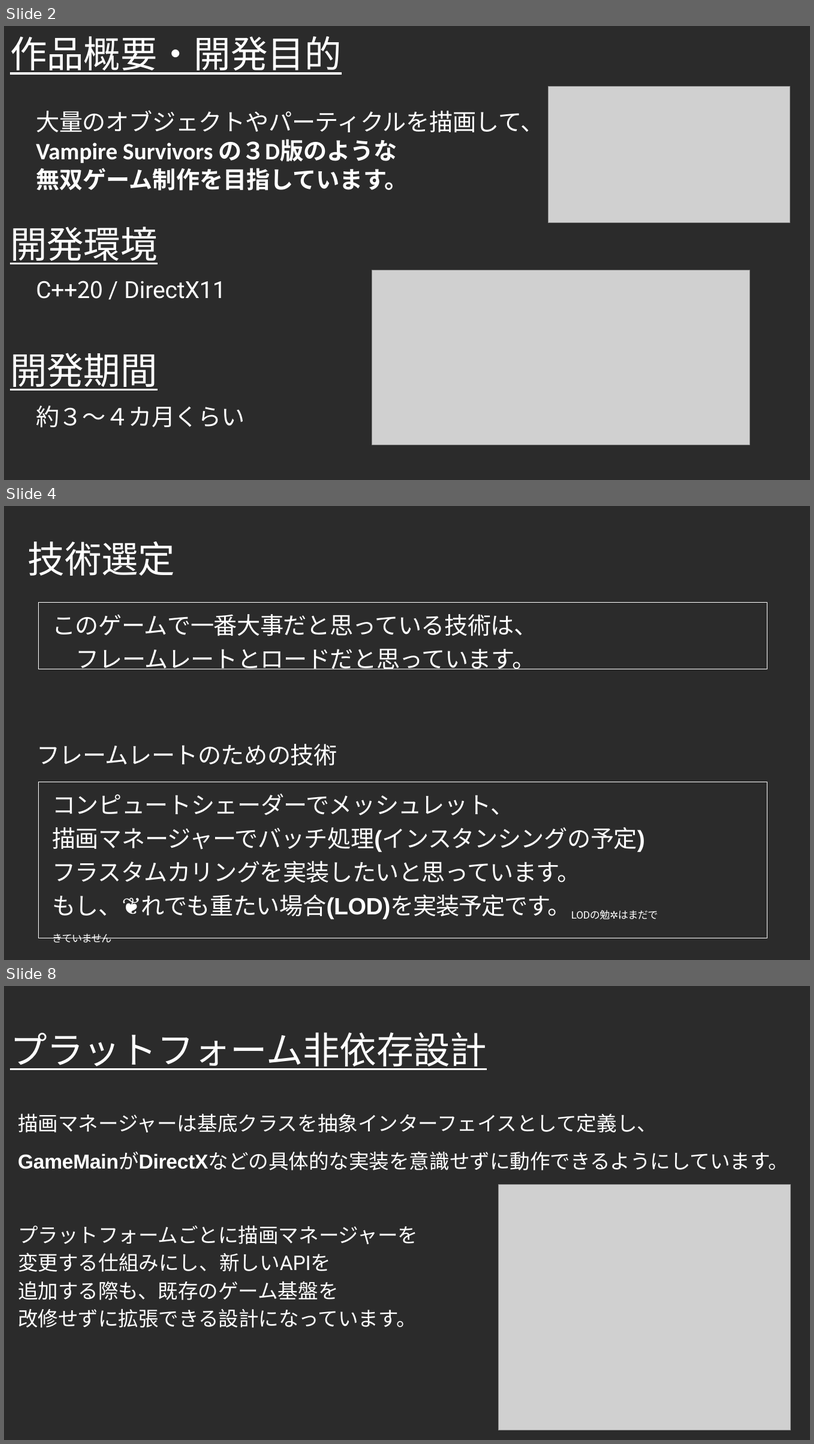
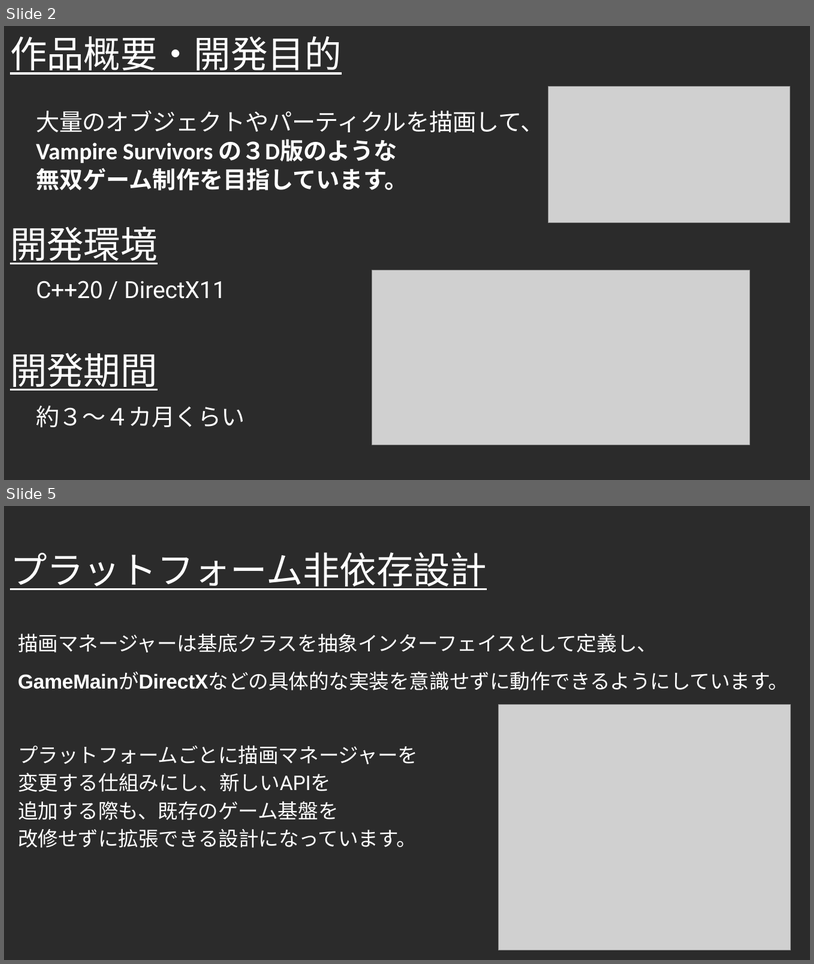
Before and after one commit to Takeshi0106/Action_Game, a slide deck: 作品詳細アピール.pptx. Shown one above the other, each under a label of ours: slides 2, 4 and 8 before the commit, slides 2 and 5 after it; the slides between them are not shown. The pictures are 814x1444 and 814x964 pixels, drawn with LibreOffice and Linux fonts; fonts in the diff are those of the drawing; grey boxes stand for pictures; background and template pictures are left out; a plain dark background stands for a picture behind light text. Boxes give left, top, right and bottom in pixels: in the first picture for what was removed or moved away, otherwise in the second. Text is boxed around its words. In the diff, an @@ line names an element or a change of style, - is before the commit and + after.

Commit message:
アピールポイント更新

```diff
--- a/作品詳細アピール.pptx
+++ b/作品詳細アピール.pptx
@@ slide 4 removed at [4, 506, 810, 960], background picture (left out) @@
@@ title removed at [28, 541, 176, 576] @@
-技術選定
@@ rectangle removed at [38, 602, 767, 669] @@
-このゲームで一番大事だと思っている技術は、フレームレートとロードだと思っています。
@@ text removed at [36, 744, 659, 919] @@
-フレームレートのための技術
-コンピュートシェーダーでメッシュレット、
-描画マネージャーでバッチ処理(インスタンシングの予定)フラスタムカリングを実装したいと思っています。
-もし、❦れでも重たい場合(LOD)を実装予定です。LODの勉✲はまだできていません
@@ freeform shape removed at [38, 782, 767, 938] @@
@@ what was slide 8 is now slide 5 @@
```
Also in this commit, not shown: 3 slides changed, 3 slides added, 4 other slides removed, 1 other file.
